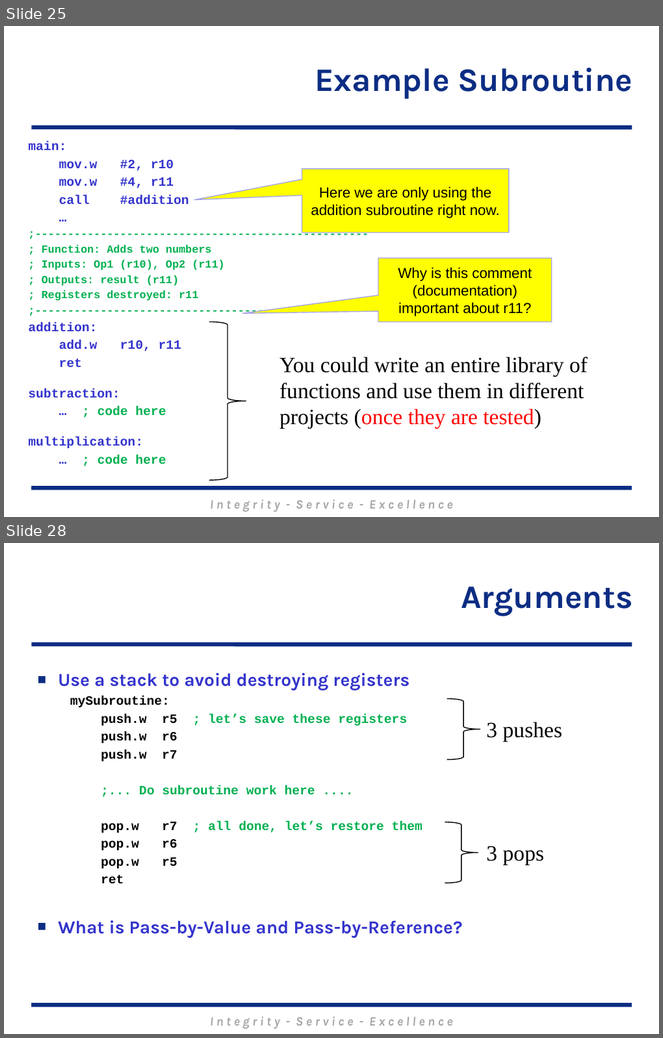
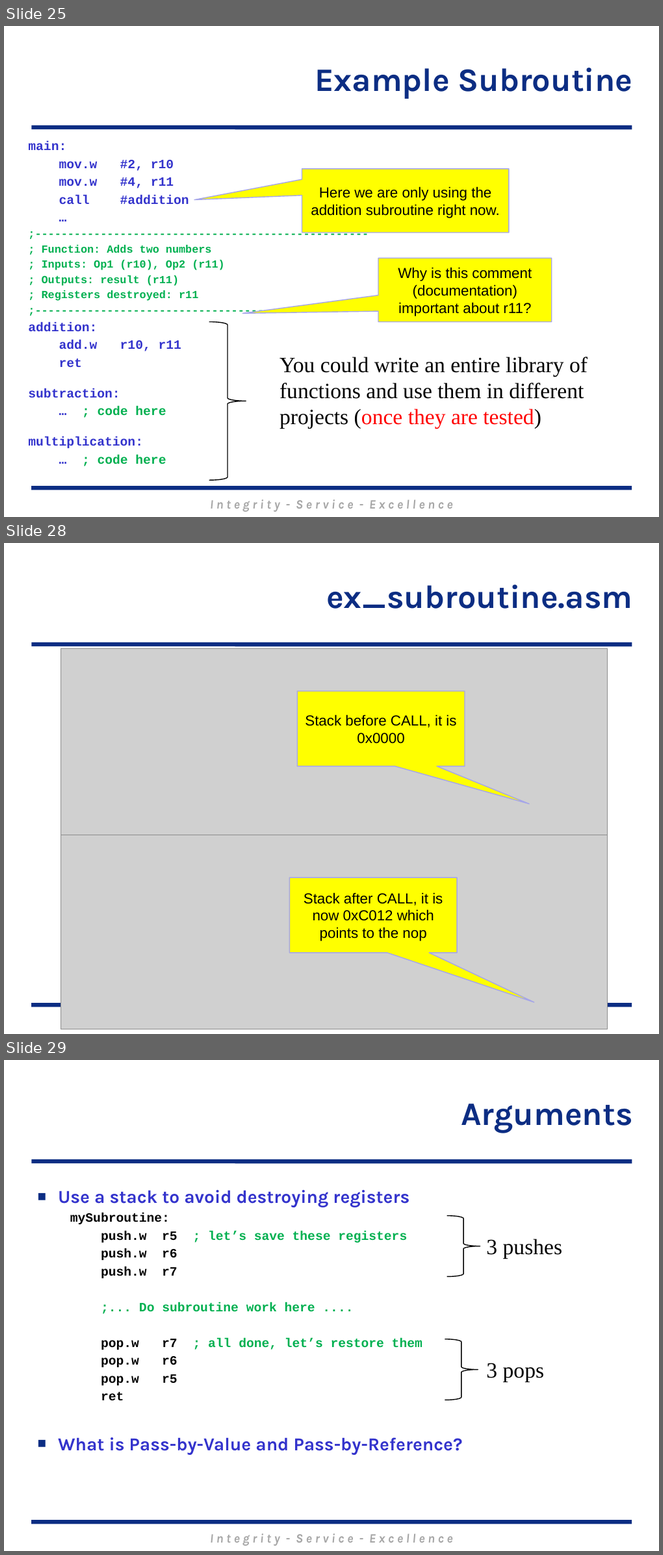
Before and after one commit to MarsUniversity/ECE382, a slide deck: source/lessons/lsn9-10/Lsn9-10.pptx. Shown one above the other, each under a label of ours: slides 25 and 28 before the commit, slides 25, 28 and 29 after it; the slides between them are not shown. The pictures are 663x1038 and 663x1555 pixels, drawn with LibreOffice and Linux fonts; fonts in the diff are those of the drawing; grey boxes stand for pictures; background and template pictures are left out. Boxes give left, top, right and bottom in pixels: in the first picture for what was removed or moved away, otherwise in the second. Text is boxed around its words. In the diff, an @@ line names an element or a change of style, - is before the commit and + after.

Commit message:
ccs screenshot :thumbsup:

```diff
--- a/source/lessons/lsn9-10/Lsn9-10.pptx
+++ b/source/lessons/lsn9-10/Lsn9-10.pptx
@@ slide 28 added at (4,543,659,1034), background #FFFFFF; not listed: 3 template elements that a slide beside it also shows @@
@@ title added at (326,585,633,609), 36 pt, text #0C2D83, bold @@
+ex_subroutine.asm
@@ picture added at (61,648,607,835) @@
@@ speech box added at (298,691,466,767), fill #FFFF00, outline #A5A5E9 1 pt, 16 pt, text #000000 @@
+Stack before CALL, it is 0x0000
@@ picture added at (61,835,607,1029) @@
@@ speech box added at (289,878,458,953), fill #FFFF00, outline #A5A5E9 1 pt, 16 pt, text #000000 @@
+Stack after CALL, it is now 0xC012 which points to the nop
@@ what was slide 28 is now slide 29 @@
```
Also in this commit, not shown: 3 slides changed.
